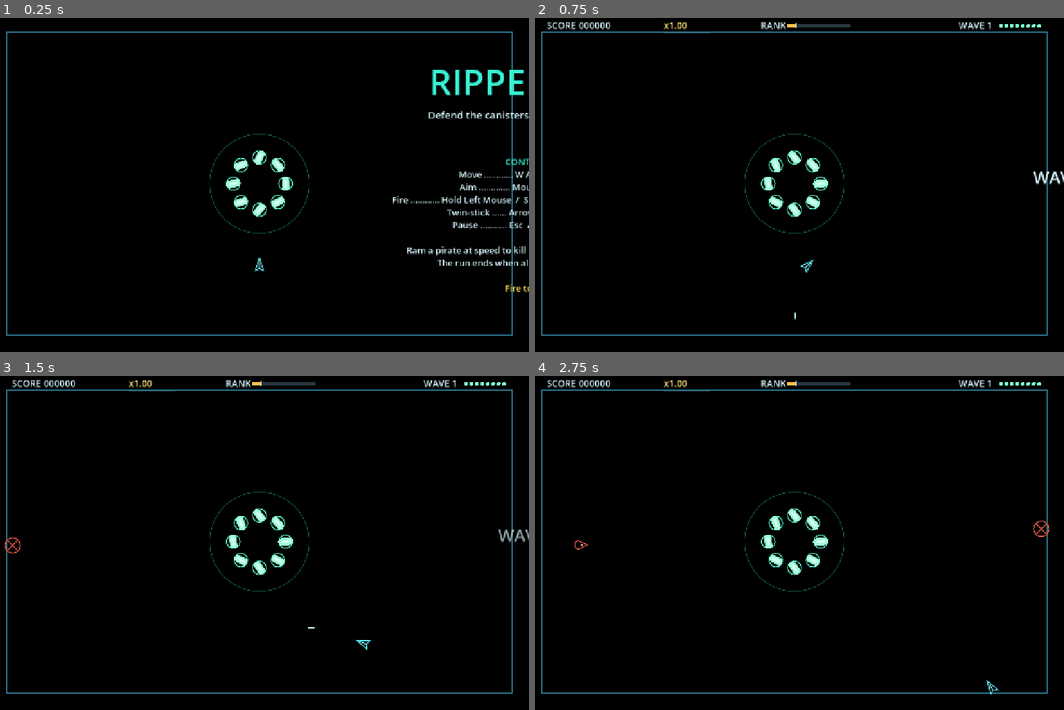
Above: before the commit, frames 1-4 (two rows, left to right).
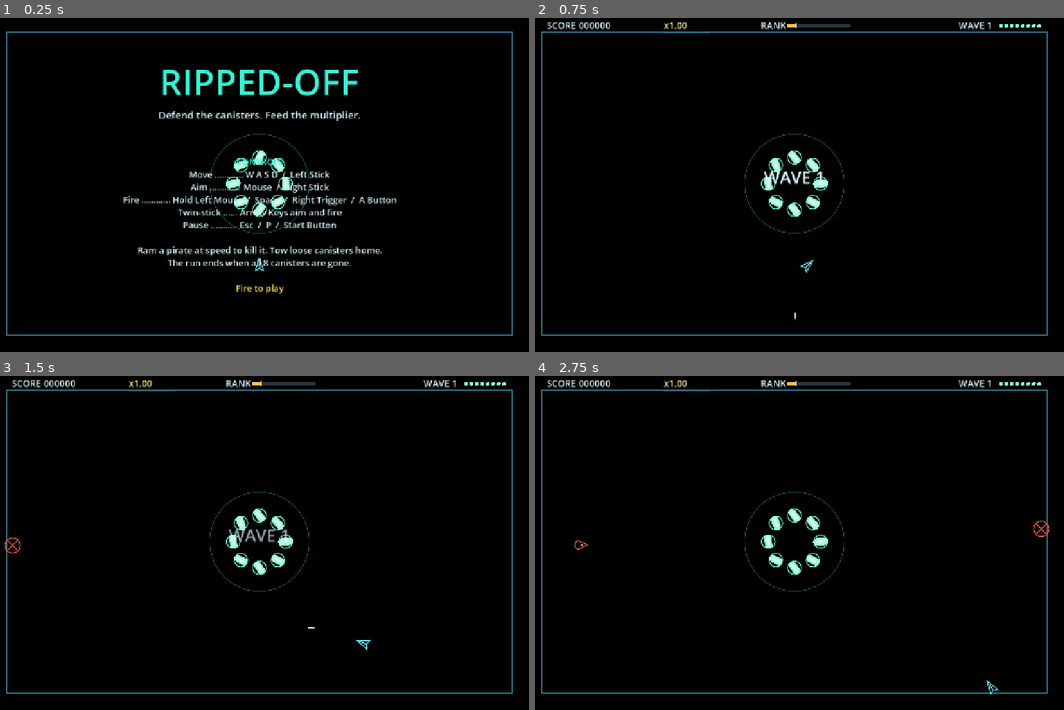
Above: after the commit, the same moments.

Repository: SibioJak/ripped-off
Game: Godot game, scene res://scenes/main.tscn
The game is run twice, just before and just after one commit, with the same random seed, the same clock (stepped at 60 frames per second) and the same inputs. Sound files missing from this copy of the repository are replaced by a short silence.
Inputs (mouse positions are in pixels of both pictures, inside the frame that each line leads up to):
- Up to frame 1 (0.25 s): no input
- Up to frame 2 (0.75 s): tap Enter at 0.5 s; move the mouse to (910, 168) at 0.52 s; hold D (move_right) from 0.53 s (still down); tap Down (aim_down) at 0.6 s
- Up to frame 3 (1.5 s): move the mouse to (153, 559) at 1.27 s; release D (move_right) at 1.28 s; hold S (move_down) from 1.28 s (still down); tap Left (aim_left) at 1.35 s
- Up to frame 4 (2.75 s): move the mouse to (847, 466) at 2.02 s; release S (move_down) at 2.03 s; hold D (move_right) from 2.03 s (still down); tap Right (aim_right) at 2.1 s

The runs differ from the first frame. In frame 1, 6.4% of the frame differs, in the area x 23-100%, y 15-83%; in frame 2, 0.3%; in frame 3, 0.3%; in frame 4, nothing differs.

Commit message:
Fix centered text: measure and place, don't alignment-box
Hud._text_center passed HORIZONTAL_ALIGNMENT_CENTER with
width = VIEW_W at x = VIEW_W/2, but draw_string's alignment
box starts at the position and extends width — so the box
was [640, 1920] and centered text was centered on 1280,
the stage's right edge. In play only 'WA' of WAVE 17 showed,
at the right border; the title showed only 'RIPPE'.

_text_center now draws at Hud.centered_origin(): the string
is measured with the real fallback font and placed at
center_x - text_w/2 with no alignment box. One helper, so
the wave banner, PAUSED, title and game-over screens are
all fixed together.

Harness (68 checks): three new geometry checks assert
origin.x + measured_w/2 == stage center within 1px for
WAVE 17 @40, RIPPED-OFF @84 and a long title line @21.

Diff:
--- a/scripts/hud.gd
+++ b/scripts/hud.gd
@@ -153,6 +153,24 @@
 		size, col)
 
 
+## The draw origin (baseline start) that centers `content` on
+## the horizontal point `center_x`, measured with the real
+## font. The previous _text_center passed HORIZONTAL_ALIGNMENT_
+## CENTER with width = VIEW_W at pos.x = VIEW_W * 0.5 — but
+## draw_string's alignment box STARTS at the position and
+## extends `width`, so the box was [640, 1920] and "centered"
+## text was centered on 1280, the stage's right edge: only its
+## left sliver showed ("WA" of WAVE 17, "RIPPE" of the title).
+## Measuring and placing explicitly is exact for any string.
+func centered_origin(content: String, size: int, center_x: float,
+		y: float) -> Vector2:
+	var text_w: float = 0.0
+	if _font != null:
+		text_w = _font.get_string_size(content,
+			HORIZONTAL_ALIGNMENT_LEFT, -1.0, size).x
+	return Vector2(center_x - text_w * 0.5, y)
+
+
 func _text_center(pos: Vector2, content: String, size: int, col: Color) -> void:
-	draw_string(_font, pos, content, HORIZONTAL_ALIGNMENT_CENTER,
-		Tuning.VIEW_W, size, col)
+	draw_string(_font, centered_origin(content, size, pos.x, pos.y),
+		content, HORIZONTAL_ALIGNMENT_LEFT, -1.0, size, col)
--- a/tests/harness.gd
+++ b/tests/harness.gd
@@ -635,5 +635,31 @@
 		aim_flat.angle_to(aim_off) > 0.05)
 	game.position = Vector2.ZERO
 
+	# (60) Centered text is measured, not alignment-boxed: the
+	# origin from Hud.centered_origin plus half the real
+	# font-measured width lands on the stage center (640) for
+	# every screen that draws through _text_center (wave banner,
+	# PAUSED, title, game over). Regression: draw_string's
+	# CENTER box started at the caller's x and extended VIEW_W,
+	# centering text on the stage's right edge instead — only
+	# "WA" of WAVE 17 reached the screen, at the right border.
+	var center_font: Font = ThemeDB.fallback_font
+	var center_cases: Array = [
+		["WAVE 17", 40],
+		["RIPPED-OFF", 84],
+		["Fire ............ Hold Left Mouse  /  Space  /  Right Trigger  /  A Button", 21],
+	]
+	for case_v: Variant in center_cases:
+		var case_arr: Array = case_v as Array
+		var case_text: String = case_arr[0] as String
+		var case_size: int = case_arr[1] as int
+		var origin: Vector2 = game.hud.centered_origin(
+			case_text, case_size, Tuning.VIEW_W * 0.5, 0.0)
+		var measured: float = center_font.get_string_size(case_text,
+			HORIZONTAL_ALIGNMENT_LEFT, -1.0, case_size).x
+		_check("centered text centers on the stage middle: '%s'"
+			% case_text,
+			absf(origin.x + measured * 0.5 - Tuning.VIEW_W * 0.5) <= 1.0)
+
 	print("HARNESS: %d/%d checks passed" % [_passed, _passed + _failed])
 	get_tree().quit(0 if _failed == 0 else 1)
